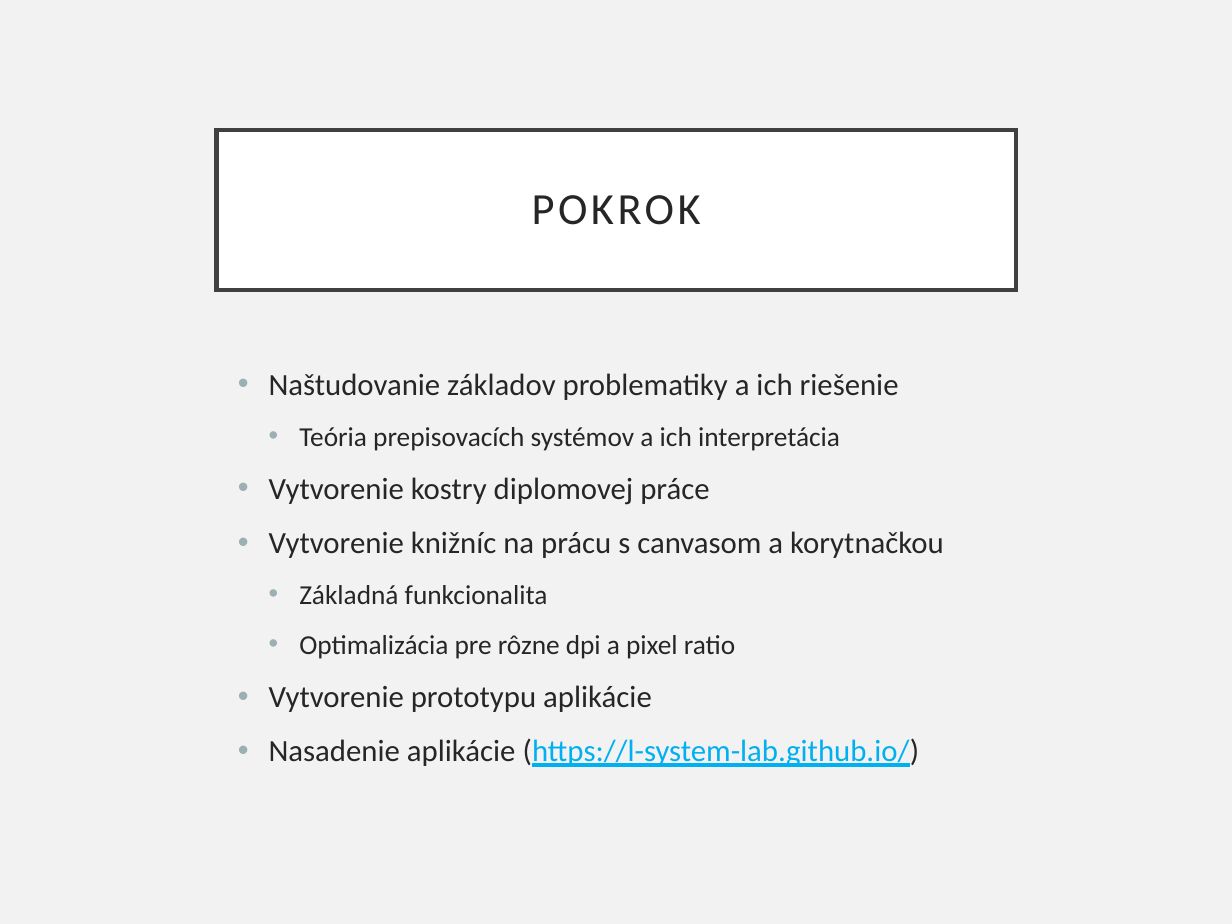
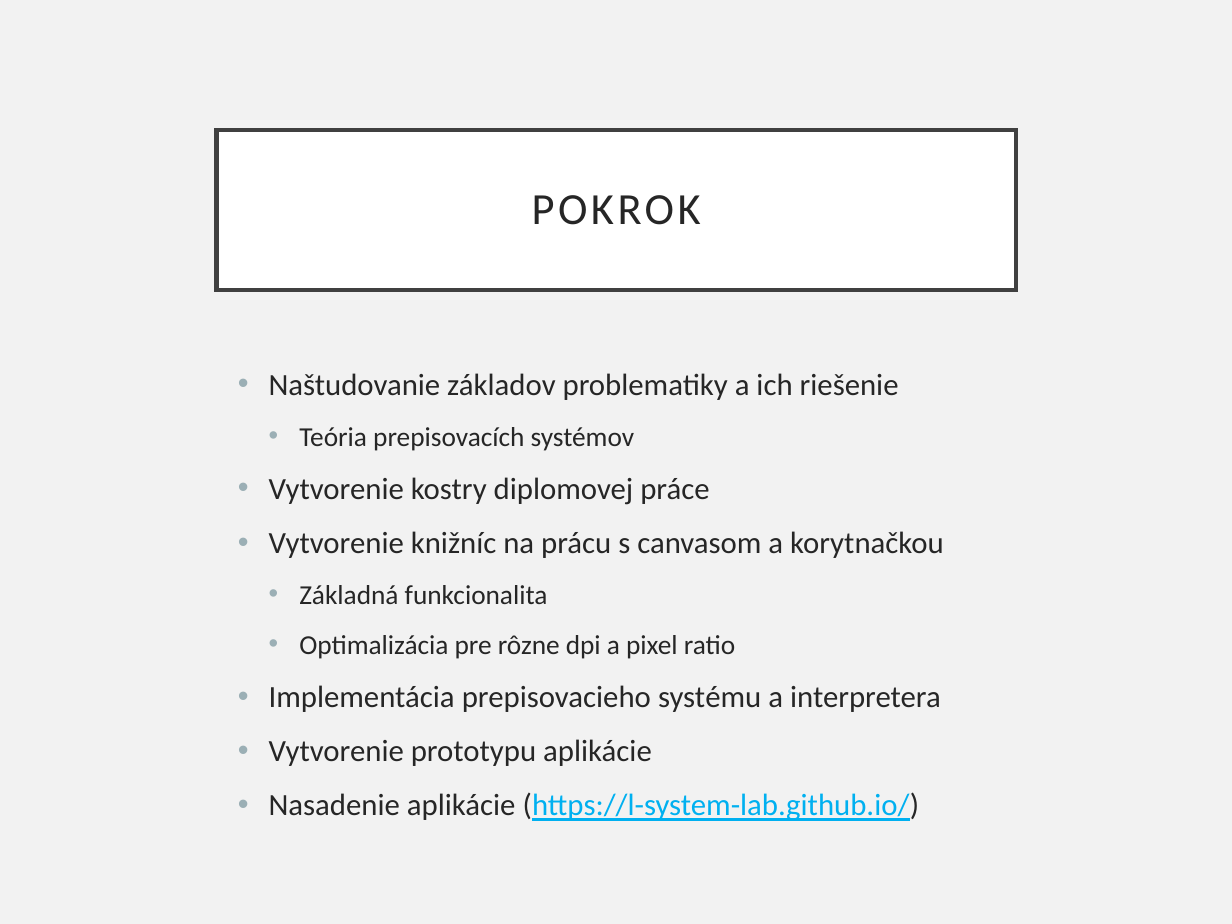
Before and after one commit to NorbertJu/diploma-thesis, a slide deck: slide 5 of literature/L-Sys-Lab_pokrok.pptx. Drawn at 1232x924 pixels with LibreOffice and Linux fonts; fonts in the diff are those of the drawing. Boxes give left, top, right and bottom in pixels: in the first picture for what was removed or moved away, otherwise in the second. Text is boxed around its words. In the diff, an @@ line names an element or a change of style, - is before the commit and + after.

```diff
--- a/literature/L-Sys-Lab_pokrok.pptx
+++ b/literature/L-Sys-Lab_pokrok.pptx
@@ text at [299,427,634,451]: text changed @@
-  • Teória prepisovacích systémov a ich interpretácia
+  • Teória prepisovacích systémov
@@ text at [269,685,941,712]: paragraph added @@
+• Implementácia prepisovacieho systému a interpretera
```
Also in this commit, not shown: 1 other slide changed, 1 slide added, 1 other file.
